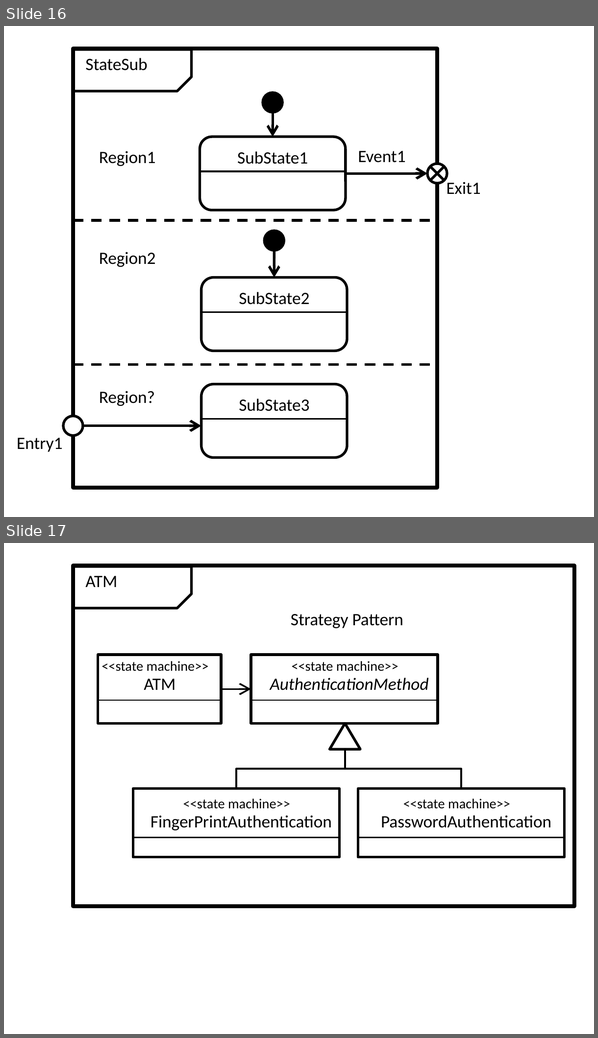
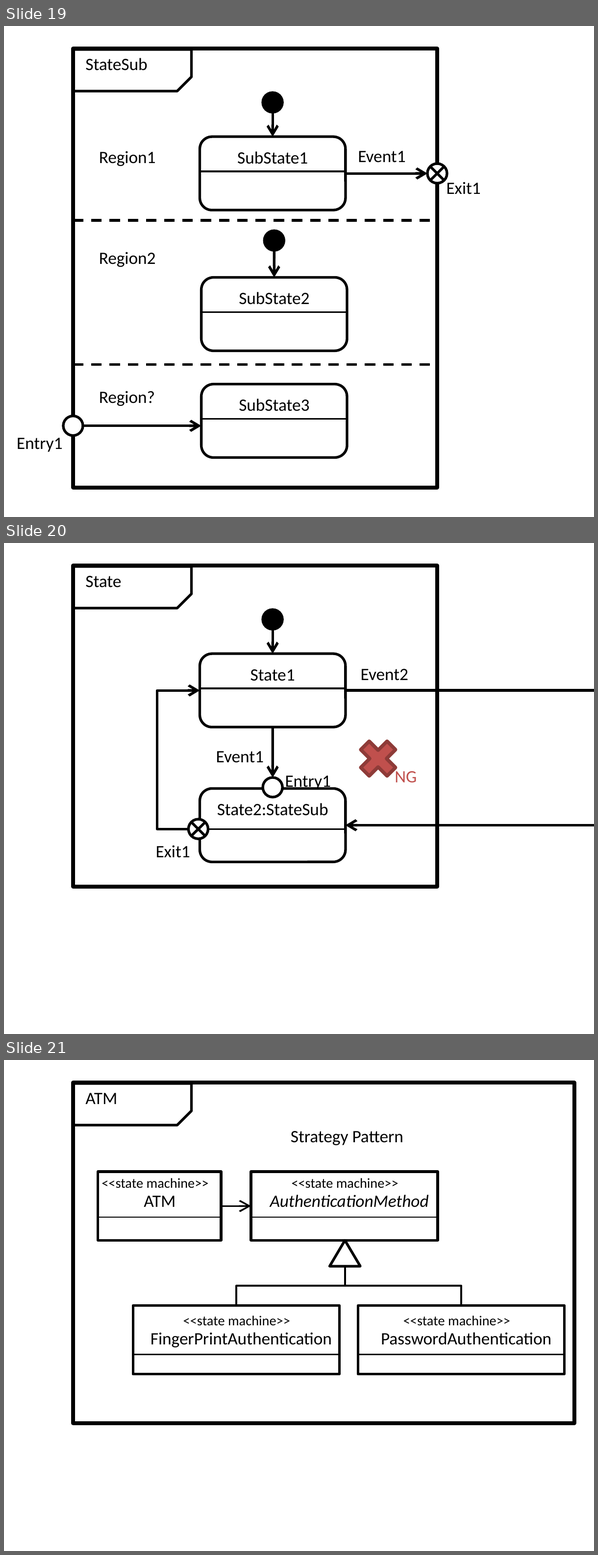
Before and after one commit to redboltz/cpp_sample, a slide deck: boost_training/msm/fig.pptx. Shown one above the other, each under a label of ours: slides 16 and 17 before the commit, slides 19, 20 and 21 after it. The pictures are 598x1038 and 598x1555 pixels, drawn with LibreOffice and Linux fonts; fonts in the diff are those of the drawing. Boxes give left, top, right and bottom in pixels: in the first picture for what was removed or moved away, otherwise in the second. Text is boxed around its words. In the diff, an @@ line names an element or a change of style, - is before the commit and + after.

```diff
--- a/boost_training/msm/fig.pptx
+++ b/boost_training/msm/fig.pptx
@@ slide 20 added at box(4, 543, 594, 1034), background #FFFFFF @@
@@ rectangle added at box(73, 566, 437, 887), outline #000000 2.25 pt @@
@@ snip rect added at box(73, 567, 191, 608), outline #000000 1.5 pt @@
@@ text added at box(85, 576, 121, 588), 10 pt, text #000000 @@
+State
@@ ellipse added at box(262, 609, 282, 629), fill #000000, outline #000000 1.5 pt @@
@@ arrow added from (272, 629) to (272, 654), #000000 1.5 pt @@
@@ rounded rectangle added at box(200, 654, 346, 728), outline #000000 1.5 pt, 10 pt, text #000000 @@
+State1
@@ text added at box(361, 669, 408, 681), 10 pt, text #000000 @@
+Event2
@@ line added from (200, 689) to (345, 689), #000000 1 pt @@
@@ elbow arrow added from (189, 829) to (200, 690), #000000 1.5 pt @@
@@ elbow arrow added from (346, 690) to (346, 825), #000000 1.5 pt @@
@@ arrow added from (272, 728) to (272, 778), #000000 1.5 pt @@
@@ cross added at box(352, 734, 403, 785), fill #C0504D, outline #8E3B39 2 pt @@
@@ text added at box(216, 751, 264, 763), 10 pt, text #000000 @@
+Event1
@@ ellipse added at box(262, 778, 282, 797), fill #FFFFFF, outline #000000 1.5 pt @@
@@ text added at box(285, 776, 331, 790), 10 pt, text #000000 @@
+Entry1
@@ text added at box(395, 768, 417, 783), 10 pt, text #C0504D @@
+NG
@@ rounded rectangle added at box(200, 788, 346, 862), outline #000000 1.5 pt, 10 pt, text #000000 @@
+State2:StateSub
@@ ellipse added at box(189, 820, 208, 840), fill #FFFFFF, outline #000000 1.5 pt @@
@@ line added from (191, 822) to (205, 836), #000000 1.5 pt @@
@@ line added from (205, 822) to (191, 836), #000000 1.5 pt @@
@@ line added from (202, 829) to (346, 829), #000000 1 pt @@
@@ text added at box(156, 845, 190, 858), 10 pt, text #000000 @@
+Exit1
@@ what was slide 16 is now slide 19 @@
@@ what was slide 17 is now slide 21 @@
```
Also in this commit, not shown: 3 other slides added, 35 other files.
